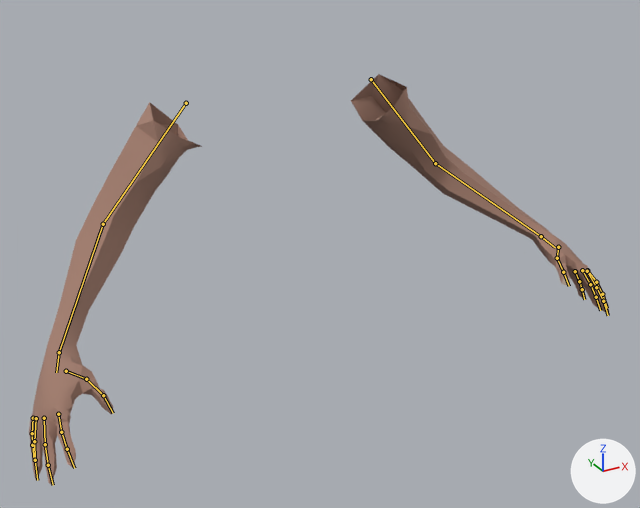
Before and after pictures for a commit that changed the Blender file ScoopsField/res/models/viewmodel.blend.
Both versions are drawn from a camera (50 mm lens) standing at (-0.712, -1.453, 0.289) and looking at (-0.079, -0.303, -0.287). The axes (+X, +Y, +Z) are drawn at lower right. The lights are the same throughout. The older version comes first. The bones that change, and the others that lie on the model, are drawn over the model as lines.

Names of what the first picture shows: 'Viewmodel'.
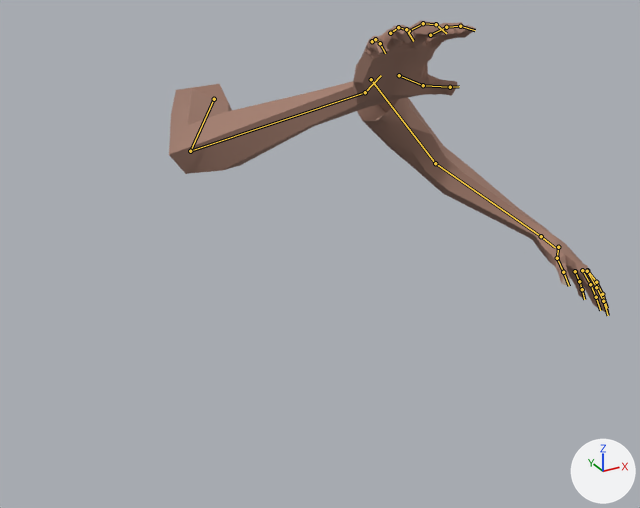
The newer file adds an action. The first version stands in its rest pose; the second is drawn at frame 8 of the action 'drop'.

Pixel boxes (x1, y1, x2, y2) of what changed, in the pictures (640 x 508 px):
'Viewmodel', posed (24% narrower, 28% shorter)
    before: (29, 74, 610, 484)
    after: (169, 21, 610, 314)
bone 'upperarm_r', root to tip
    before: (186, 103) to (103, 224)
    after: (214, 99) to (190, 151)
bone 'index_01_r', root to tip
    before: (58, 414) to (61, 432)
    after: (430, 35) to (446, 27)
bone 'middle_01_r', root to tip
    before: (44, 418) to (45, 444)
    after: (409, 31) to (423, 23)
bone 'pinky_01_r', root to tip
    before: (33, 418) to (32, 433)
    after: (372, 41) to (375, 39)
bone 'ring_01_r', root to tip
    before: (36, 418) to (34, 441)
    after: (390, 33) to (398, 27)
bone 'thumb_02_r', root to tip
    before: (86, 379) to (103, 395)
    after: (423, 85) to (450, 87)

Patch to the scene script:
```diff
--- a/ScoopsField/res/models/viewmodel.blend.py
+++ b/ScoopsField/res/models/viewmodel.blend.py
@@ bone_upperarm_r @@
 bone_upperarm_r = bpy.data.objects['Skeleton'].pose.bones['upperarm_r']  # child of 'clavicle_r'
-bone_upperarm_r.rotation_euler = (0.0, 0.0, 0.0)  # degrees (0, 0, 0)
+bone_upperarm_r.rotation_euler = (0.0175, 0.0, -0.541)  # degrees (1, 0, -31)
@@ bone_index_01_r @@
 bone_index_01_r = bpy.data.objects['Skeleton'].pose.bones['index_01_r']  # child of 'hand_r'
-bone_index_01_r.location = (0.0, 0.0, 0.0)
-bone_index_01_r.rotation_quaternion = (1.0, 0.0, 0.0, 0.0)  # degrees (0, 0, 0)
+bone_index_01_r.location = (-0.001, 0.003, -0.001)
+bone_index_01_r.rotation_quaternion = (0.996, 0.055, 0.0, 0.0)  # degrees (6, 0, 0)
@@ bone_middle_01_r @@
 bone_middle_01_r = bpy.data.objects['Skeleton'].pose.bones['middle_01_r']  # child of 'hand_r'
-bone_middle_01_r.location = (0.0, 0.0, 0.0)
-bone_middle_01_r.rotation_quaternion = (1.0, 0.0, 0.0, 0.0)  # degrees (0, 0, 0)
+bone_middle_01_r.location = (-0.001, 0.002, 0.001)
+bone_middle_01_r.rotation_quaternion = (0.993, 0.086, 0.0, 0.0)  # degrees (10, 0, 0)
@@ bone_pinky_01_r @@
 bone_pinky_01_r = bpy.data.objects['Skeleton'].pose.bones['pinky_01_r']  # child of 'hand_r'
-bone_pinky_01_r.location = (0.0, 0.0, 0.0)
-bone_pinky_01_r.rotation_quaternion = (1.0, 0.0, 0.0, 0.0)  # degrees (0, 0, 0)
+bone_pinky_01_r.location = (0.0, -0.006, 0.0)
+bone_pinky_01_r.rotation_quaternion = (0.986, 0.118, 0.0, 0.0)  # degrees (14, 0, 0)
@@ bone_ring_01_r @@
 bone_ring_01_r = bpy.data.objects['Skeleton'].pose.bones['ring_01_r']  # child of 'hand_r'
-bone_ring_01_r.location = (0.0, 0.0, 0.0)
-bone_ring_01_r.rotation_quaternion = (1.0, 0.0, 0.0, 0.0)  # degrees (0, 0, 0)
+bone_ring_01_r.location = (0.0, 0.0, 0.001)
+bone_ring_01_r.rotation_quaternion = (0.989, 0.105, 0.0, 0.0)  # degrees (12, 0, 0)
@@ bone_thumb_02_r @@
 bone_thumb_02_r = bpy.data.objects['Skeleton'].pose.bones['thumb_02_r']  # child of 'thumb_01_r'
-bone_thumb_02_r.rotation_quaternion = (1.0, 0.0, 0.0, 0.0)  # degrees (0, 0, 0)
+bone_thumb_02_r.rotation_quaternion = (0.991, 0.13, 0.0, 0.0)  # degrees (15, 0, 0)
@@ bone_hand_ik_r @@
 bone_hand_ik_r = bpy.data.objects['Skeleton'].pose.bones['hand_ik_r']  # child of 'root'
-bone_hand_ik_r.location = (0.0, 0.0, 0.0)
-bone_hand_ik_r.rotation_quaternion = (1.0, 0.0, 0.0, 0.0)  # degrees (0, 0, 0)
+bone_hand_ik_r.location = (0.519, -0.078, 0.351)
+bone_hand_ik_r.rotation_quaternion = (0.664, -0.151, -0.368, -0.634)  # degrees (21, -43, -96)
```
